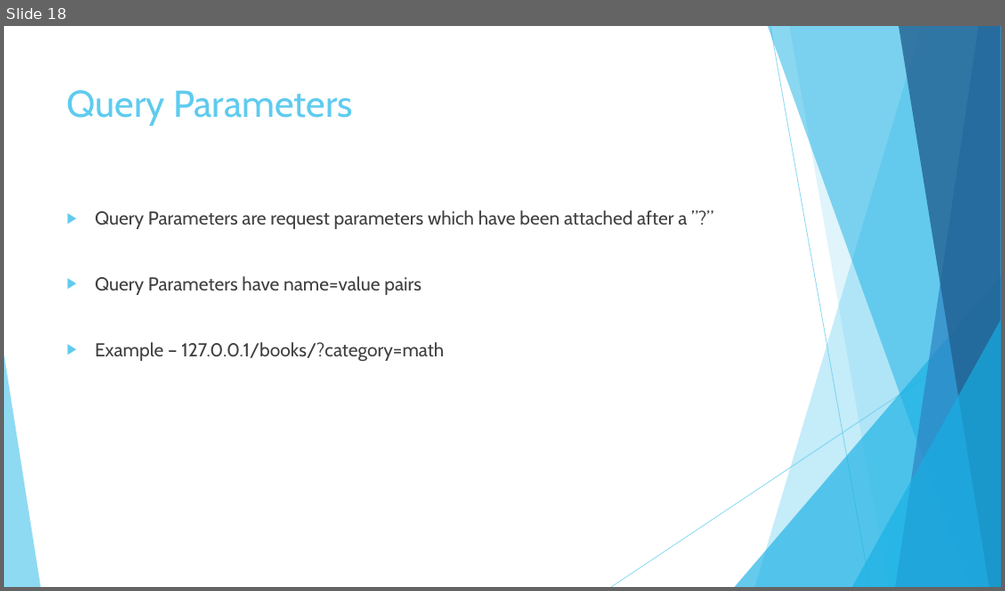
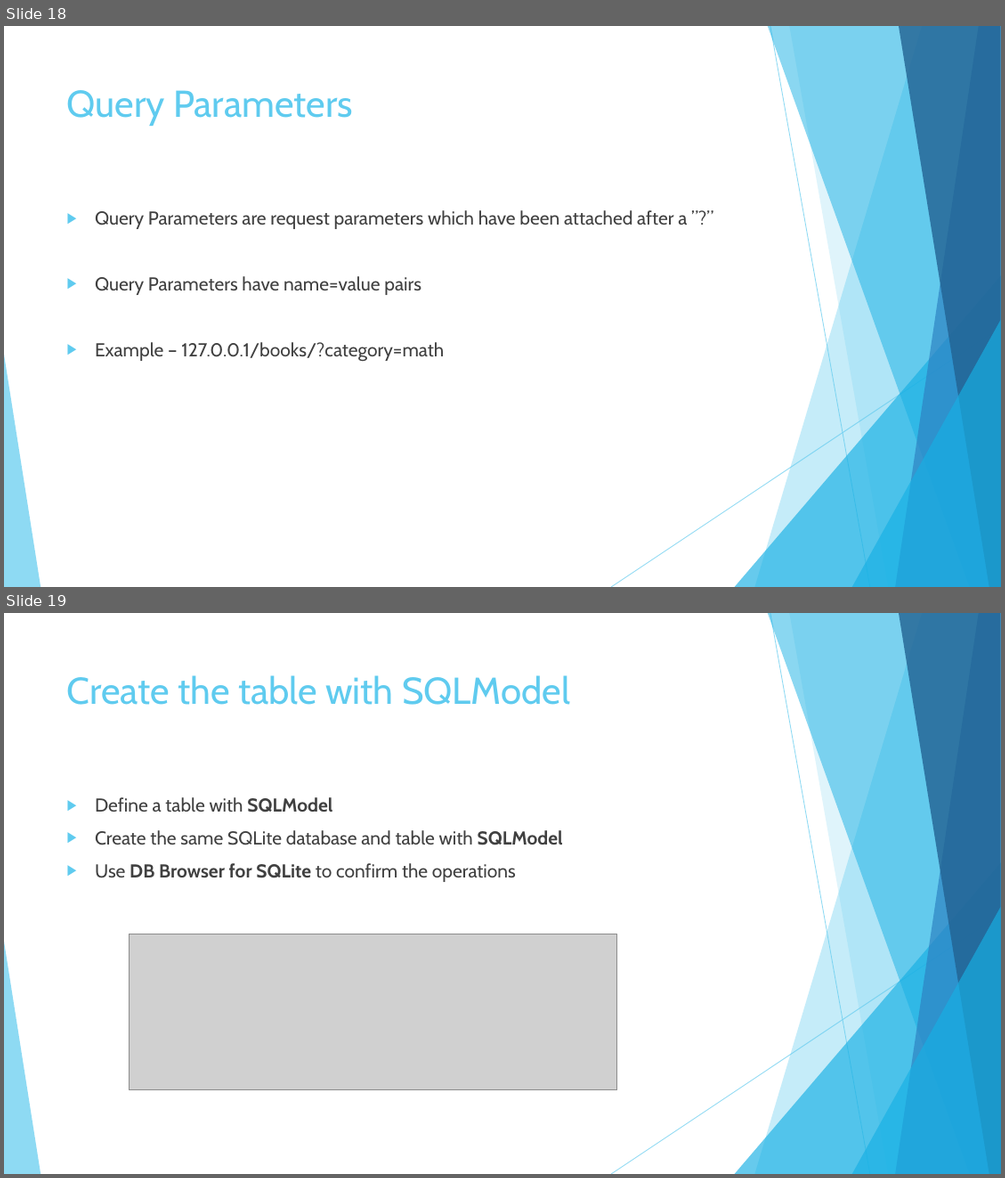
Before and after one commit to imcuteani/FastAPI-PythonAI-Development, a slide deck: Slides/Day-2/FASTAPI Development using Python on Cloud-Day2.pptx. Shown one above the other, each under a label of ours: slide 18 before the commit, slides 18 and 19 after it. The pictures are 1005x591 and 1005x1178 pixels, drawn with LibreOffice and Linux fonts; fonts in the diff are those of the drawing; grey boxes stand for pictures. Boxes give left, top, right and bottom in pixels: in the first picture for what was removed or moved away, otherwise in the second. Text is boxed around its words. In the diff, an @@ line names an element or a change of style, - is before the commit and + after.

```diff
--- a/Slides/Day-2/FASTAPI Development using Python on Cloud-Day2.pptx
+++ b/Slides/Day-2/FASTAPI Development using Python on Cloud-Day2.pptx
@@ slide 19 added at bbox=[4, 613, 1001, 1174], background #FFFFFF; not listed: 10 template elements that a slide beside it also shows @@
@@ title added at bbox=[67, 675, 570, 705], 36 pt, text #5FCBEF @@
+Create the table with SQLModel
@@ text added at bbox=[95, 797, 563, 882], 18 pt, text #404040 @@
+▶ Define a table with SQLModel
+▶ Create the same SQLite database and table with SQLModel
+▶ Use DB Browser for SQLite to confirm the operations
@@ picture added at bbox=[129, 934, 617, 1090] @@
```
Also in this commit, not shown: 1 slide changed, 4 other slides added, 5 slides removed, 3 other files.
